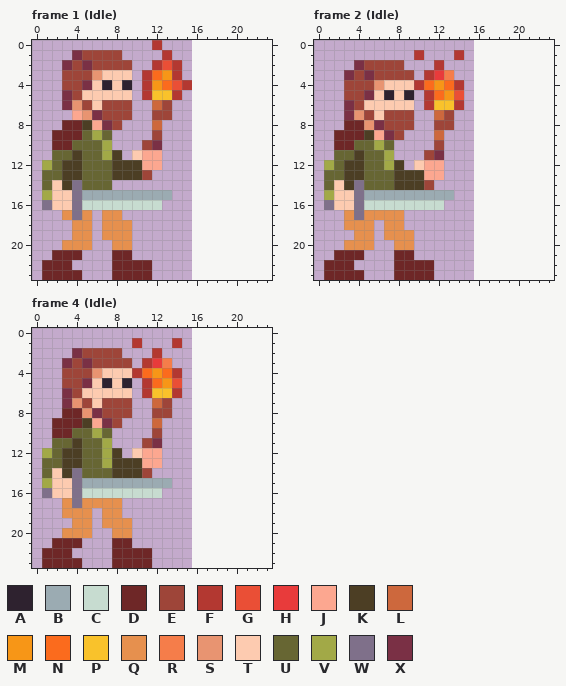
A pixel-art file gets an edit: Assets/AsepriteFiles/PlayerSpriteSheet.aseprite. The first picture shows the starting point.
16x24 pixels, 4 frames. Shown: frame 1 (Idle), frame 2 (Idle), frame 4 (Idle). The old version is drawn lined up with the new one, on the new canvas. The commit also changed other frames, which this record leaves out.
Visible layers, top first: "Weapon Hand", "MainSprite", "TorchHand".
Palette (. is transparent): A #2e222f  B #9babb2  C #c7dcd0  D #6e2727  E #9e4539  F #b33831  G #ea4f36  H #e83b3b  J #fca790  K #4c3e24  L #cd683d  M #f79617  N #fb6b1d  P #f9c22b  Q #e6904e  R #f57d4a  S #e89471  T #fdcbb0  U #676633  V #a2a947  W #7f708a  X #7a3045
Pixels before, frame 1 (Idle), first column x 1:
 0 ...........F...
 1 ...XEEEE....F..
 2 ..XEXEEEE..FGF.
 3 ..EEESTTT.FNMF.
 4 ..EEXTATA.FMNGF
 5 ..XETTTTT.FPPF.
 6 ..XSETEEE..LE..
 7 ...JSXEEE..EE..
 8 ..DDKJXE...L...
 9 .DDDUVU....E...
10 .DDUUUV...EX...
11 .UUKUUVK.TJJ...
12 VUKKUUUKKKJJ...
13 UUKKUUUKKKE....
14 UTKWUUU........
15 VTTWBBBBBBBBB..
16 WTTWCCCCCCCC...
17 ..QWQ.QQ.......
18 ...QQ.QQQ......
19 ...QQ.QQQ......
20 ..QQQ..QQ......
21 .DDD...DD......
22 DDD....DDDD....
23 DDDD...DDDD....
Pixels before, frame 2 (Idle), first column x 1:
 1 .........F...F
 2 ...XEEEE...F..
 3 ..XEXEEEE.FHR.
 4 ..EEESTTTFNMNF
 5 ..EEXTATA.FNMG
 6 ..XETTTTT.FPPF
 7 ..XSETEEE..LE.
 8 ..DDSXEEE..EE.
 9 .DDDKJXE...L..
10 .DDUUVU....E..
11 .UUKUUV...EX..
12 VUKKUUVK.TJJ..
13 UUKKUUUKKKJJ..
14 UTKWUUUKKKE...
15 VTTWBBBBBBBBB.
16 WTTWCCCCCCCC..
17 ..QWQQQQ......
18 ..QQQ.QQ......
19 ...QQ.QQQ.....
20 ..QQQ..QQ.....
21 .DDD...DD.....
22 DDD....DDDD...
23 DDDD...DDDD...
Pixels before, frame 4 (Idle), first column x 1:
 1 .........F...F
 2 ...XEEEE...F..
 3 ..XEXEEEE.FHR.
 4 ..EEESTTTFNMNF
 5 ..EEXTATA.FNMG
 6 ..XETTTTT.FPPF
 7 ..XSETEEE..LE.
 8 ..DDSXEEE..EE.
 9 .DDDKJXE...L..
10 .DDUUVU....E..
11 .UUKUUV...EX..
12 VUKKUUVK.TJJ..
13 UUKKUUVKKKJJ..
14 UTKWUUUKKKE...
15 VTTWBBBBBBBBB.
16 WTTWCCCCCCCC..
17 ..QWQQQQ......
18 ..QQQ.QQ......
19 ...QQ.QQQ.....
20 ..QQQ..QQ.....
21 .DDD...DD.....
22 DDD....DDDD...
23 DDDD...DDDD...
New version:
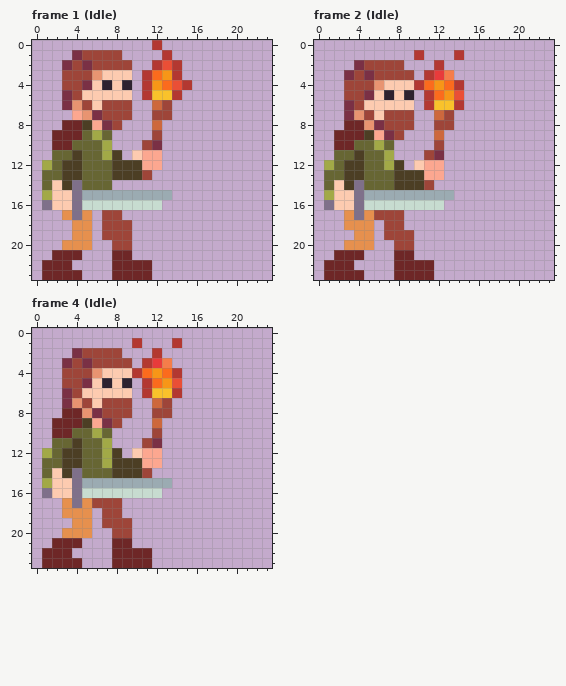
Edits made:
{"change": "canvas 16x24 -> 24x24"}
{"where": "frame 1 (Idle)"}
{"frame":1,"y":17,"x":7,"old":"QQ","new":"EE"}
{"frame":1,"y":18,"x":7,"old":"QQQ","new":"EEE"}
{"frame":1,"y":19,"x":7,"old":"QQQ","new":"EEE"}
{"frame":1,"y":20,"x":8,"old":"QQ","new":"EE"}
{"where": "frame 2 (Idle)"}
{"frame":2,"y":17,"x":6,"old":"QQQ","new":"EEE"}
{"frame":2,"y":18,"x":7,"old":"QQ","new":"EE"}
{"frame":2,"y":19,"x":7,"old":"QQQ","new":"EEE"}
{"frame":2,"y":20,"x":8,"old":"QQ","new":"EE"}
{"where": "frame 4 (Idle)"}
{"frame":4,"y":17,"x":6,"old":"QQQ","new":"EEE"}
{"frame":4,"y":18,"x":7,"old":"QQ","new":"EE"}
{"frame":4,"y":19,"x":7,"old":"QQQ","new":"EEE"}
{"frame":4,"y":20,"x":8,"old":"QQ","new":"EE"}
{"label":"changed","picture_box":[102,210,132,250]}
{"label":"changed","picture_box":[374,210,414,250]}
{"label":"changed","picture_box":[92,498,132,538]}
